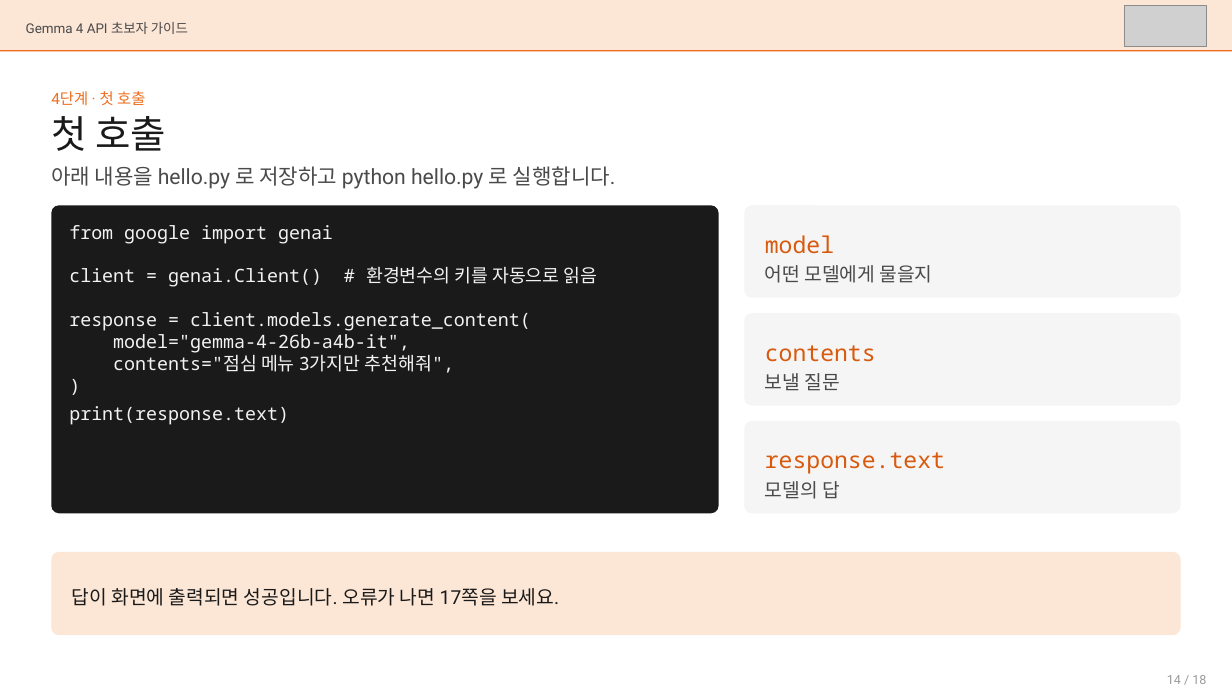
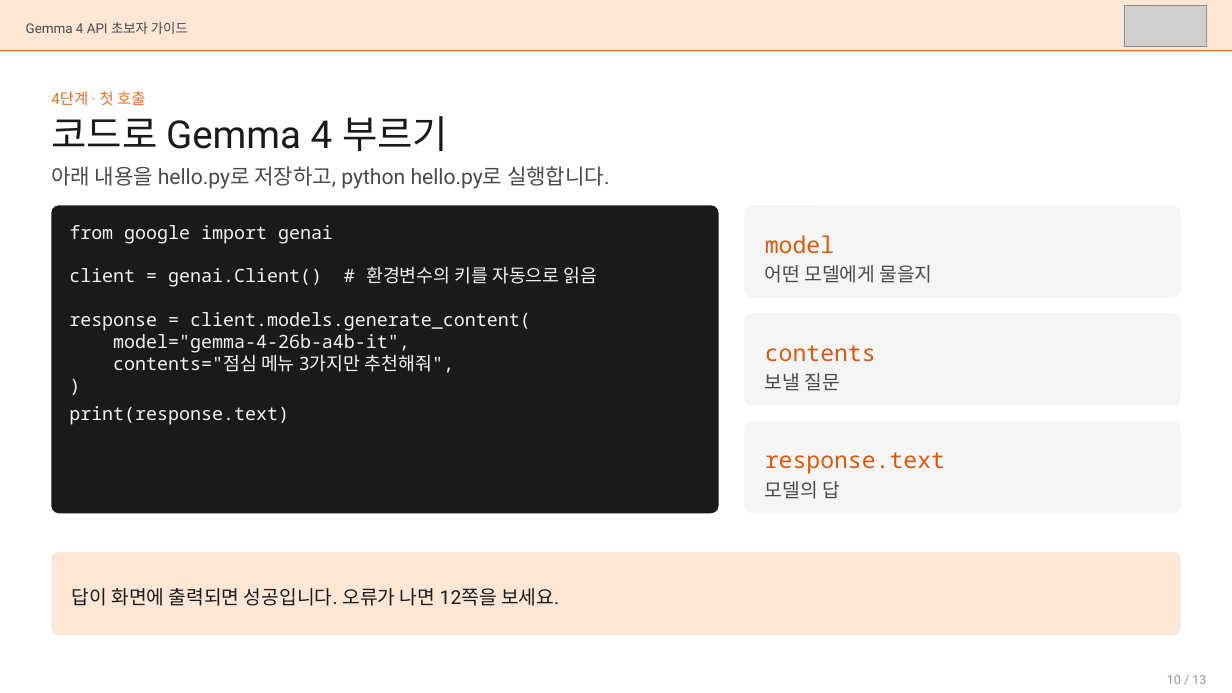
Before and after one commit to mulgae-life/ai-infra, a slide deck: slide 10 of agent-guide/docs/Gemma4_API_초보자_가이드.pptx (slide 14 before the commit). Drawn at 1232x693 pixels with LibreOffice and Linux fonts; fonts in the diff are those of the drawing; grey boxes stand for pictures. Boxes give left, top, right and bottom in pixels: in the first picture for what was removed or moved away, otherwise in the second. Text is boxed around its words. In the diff, an @@ line names an element or a change of style, - is before the commit and + after.

```diff
--- a/agent-guide/docs/Gemma4_API_초보자_가이드.pptx
+++ b/agent-guide/docs/Gemma4_API_초보자_가이드.pptx
@@ text at <box>51,116,448,151</box>: text changed @@
-첫 호출
+코드로 Gemma 4 부르기
@@ text at <box>51,166,610,189</box>: text changed @@
-아래 내용을 hello.py 로 저장하고 python hello.py 로 실행합니다.
+아래 내용을 hello.py로 저장하고, python hello.py로 실행합니다.
@@ text at <box>72,588,559,606</box>: text changed @@
-답이 화면에 출력되면 성공입니다. 오류가 나면 17쪽을 보세요.
+답이 화면에 출력되면 성공입니다. 오류가 나면 12쪽을 보세요.
@@ text at <box>1167,675,1206,684</box>: text changed @@
-14 / 18
+10 / 13
```
Also in this commit, not shown: 10 other slides changed, 2 slides added, 7 slides removed, 1 other file.
